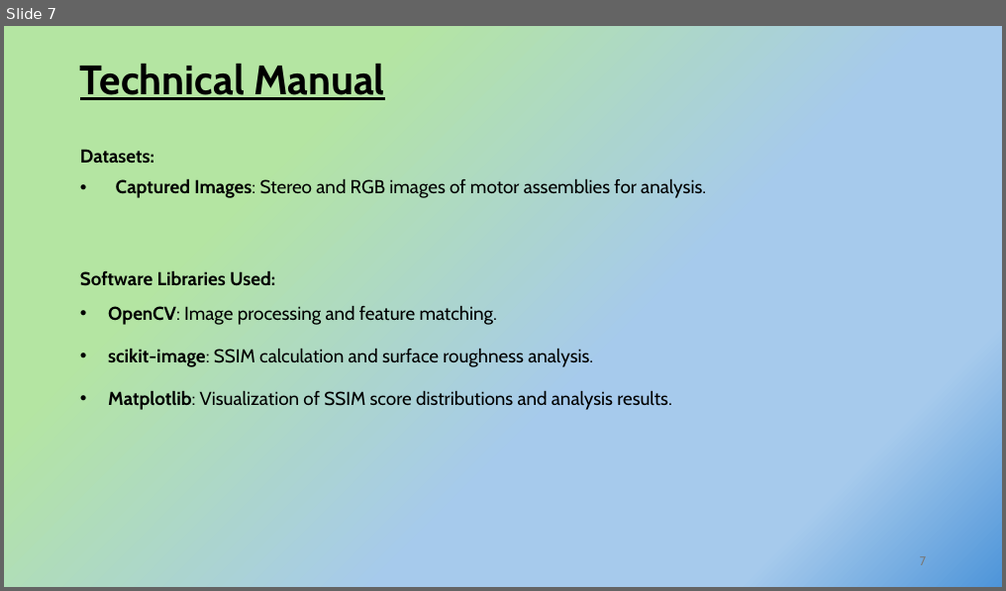
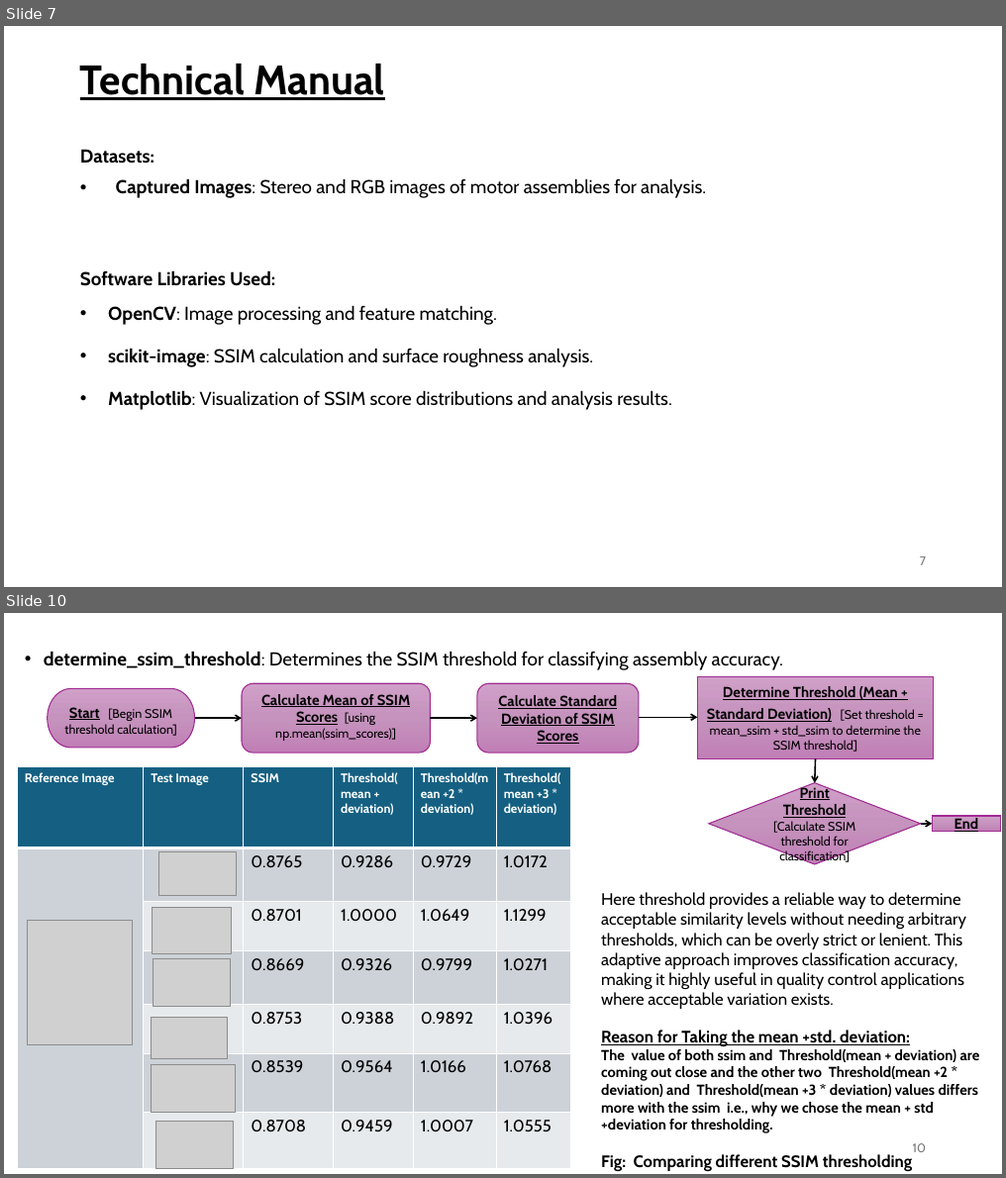
Before and after one commit to arpankumar2520/IDEAS_TIH_Project, a slide deck: MOTOR ASSEMBLY MONITORING THROUGH IMAGE ANALYSIS.pptx. Shown one above the other, each under a label of ours: slide 7 before the commit, slides 7 and 10 after it; the slides between them are not shown. The pictures are 1006x591 and 1006x1178 pixels, drawn with LibreOffice and Linux fonts; fonts in the diff are those of the drawing; grey boxes stand for pictures; background and template pictures are left out. Boxes give left, top, right and bottom in pixels: in the first picture for what was removed or moved away, otherwise in the second. Text is boxed around its words. In the diff, an @@ line names an element or a change of style, - is before the commit and + after.

```diff
--- a/MOTOR ASSEMBLY MONITORING THROUGH IMAGE ANALYSIS.pptx
+++ b/MOTOR ASSEMBLY MONITORING THROUGH IMAGE ANALYSIS.pptx
@@ slide 10 added at [4,613,1002,1174], background picture (left out) @@
@@ text added at [44,651,783,670], 18 pt, text #000000 @@
+• determine_ssim_threshold: Determines the SSIM threshold for classifying assembly accuracy.
@@ pill shape added at [48,688,195,748], fill gradient #D0A0C8 to #C693BD to #C17FB6, outline #A02B93 1 pt, 12 pt, text #000000 @@
+Start [Begin SSIM threshold calculation]
@@ rounded rectangle added at [242,683,430,753], fill gradient #D0A0C8 to #C693BD to #C17FB6, outline #A02B93 1 pt, 12 pt, text #000000 @@
+Calculate Mean of SSIM Scores [using np.mean(ssim_scores)]
@@ rounded rectangle added at [477,683,639,753], fill gradient #D0A0C8 to #C693BD to #C17FB6, outline #A02B93 1 pt, 14 pt, text #000000, bold, underline @@
+Calculate Standard Deviation of SSIM Scores
@@ rectangle added at [697,677,933,759], fill gradient #D0A0C8 to #C693BD to #C17FB6, outline #A02B93 1 pt, 12 pt, text #000000 @@
+Determine Threshold (Mean + Standard Deviation) [Set threshold = mean_ssim + std_ssim to determine the SSIM threshold]
@@ arrow added from (195, 718) to (242, 718), #000000 1.5 pt @@
@@ arrow added from (430, 718) to (477, 718), #000000 1.5 pt @@
@@ arrow added from (639, 717) to (698, 717), #000000 1.5 pt @@
@@ arrow added from (816, 759) to (815, 783), #000000 1.5 pt @@
@@ table added at [18,767,572,1170], 7 rows, 6 columns @@
+Reference Image | Test Image | SSIM | Threshold(mean + deviation) | Threshold(mean +2 * deviation) | Threshold(mean +3 * deviation)
+ |  | 0.8765 | 0.9286 | 0.9729 | 1.0172
+ |  | 0.8701 | 1.0000 | 1.0649 | 1.1299
+ |  | 0.8669 | 0.9326 | 0.9799 | 1.0271
+ |  | 0.8753 | 0.9388 | 0.9892 | 1.0396
+ |  | 0.8539 | 0.9564 | 1.0166 | 1.0768
+ |  | 0.8708 | 0.9459 | 1.0007 | 1.0555
@@ diamond added at [709,783,921,864], fill gradient #D0A0C8 to #C693BD to #C17FB6, outline #A02B93 1 pt, 12 pt, text #000000 @@
+Print Threshold [Calculate SSIM threshold for classification]
@@ rectangle added at [933,816,1000,832], fill gradient #D0A0C8 to #C693BD to #C17FB6, outline #A02B93 1 pt, 14 pt, text #000000, bold, underline @@
+End
@@ arrow added from (921, 824) to (933, 824), #000000 1.5 pt @@
@@ picture added at [159,852,236,896] @@
@@ picture added at [152,907,231,955] @@
@@ text added at [601,892,980,1171], 16 pt, text #000000, bold @@
+Here threshold provides a reliable way to determine acceptable similarity levels without needing arbitrary thresholds, which can be overly strict or lenient. This adaptive approach improves classification accuracy, making it highly useful in quality control applications where acceptable variation exists.
+Reason for Taking the mean +std. deviation:
+The value of both ssim and Threshold(mean + deviation) are coming out close and the other two Threshold(mean +2 * deviation) and Threshold(mean +3 * deviation) values differs more with the ssim i.e., why we chose the mean + std +deviation for thresholding.
+Fig: Comparing different SSIM thresholding
@@ picture added at [27,921,132,1045] @@
@@ picture added at [152,959,230,1007] @@
@@ picture added at [151,1017,227,1059] @@
@@ picture added at [151,1064,235,1113] @@
@@ picture added at [156,1121,233,1169] @@
@@ page number added at [913,1144,926,1153], 12 pt, text #797979 @@
+10
@@ slide 7 changed as well @@
@@ background gradient #B4E5A2 to #A6CAEC to #4E95D9 to picture (left out) @@
```
Also in this commit, not shown: 10 other slides changed, 6 other slides added, 9 slides removed, 6 other files.
